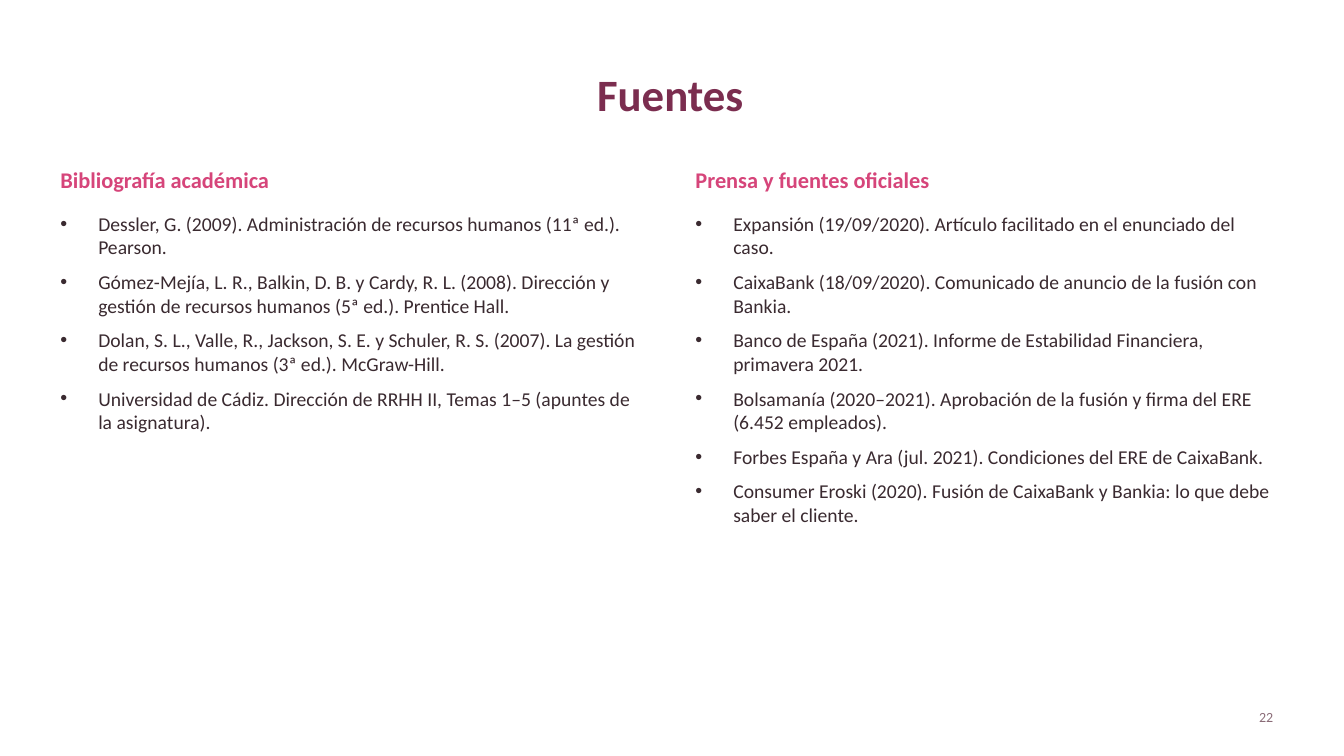
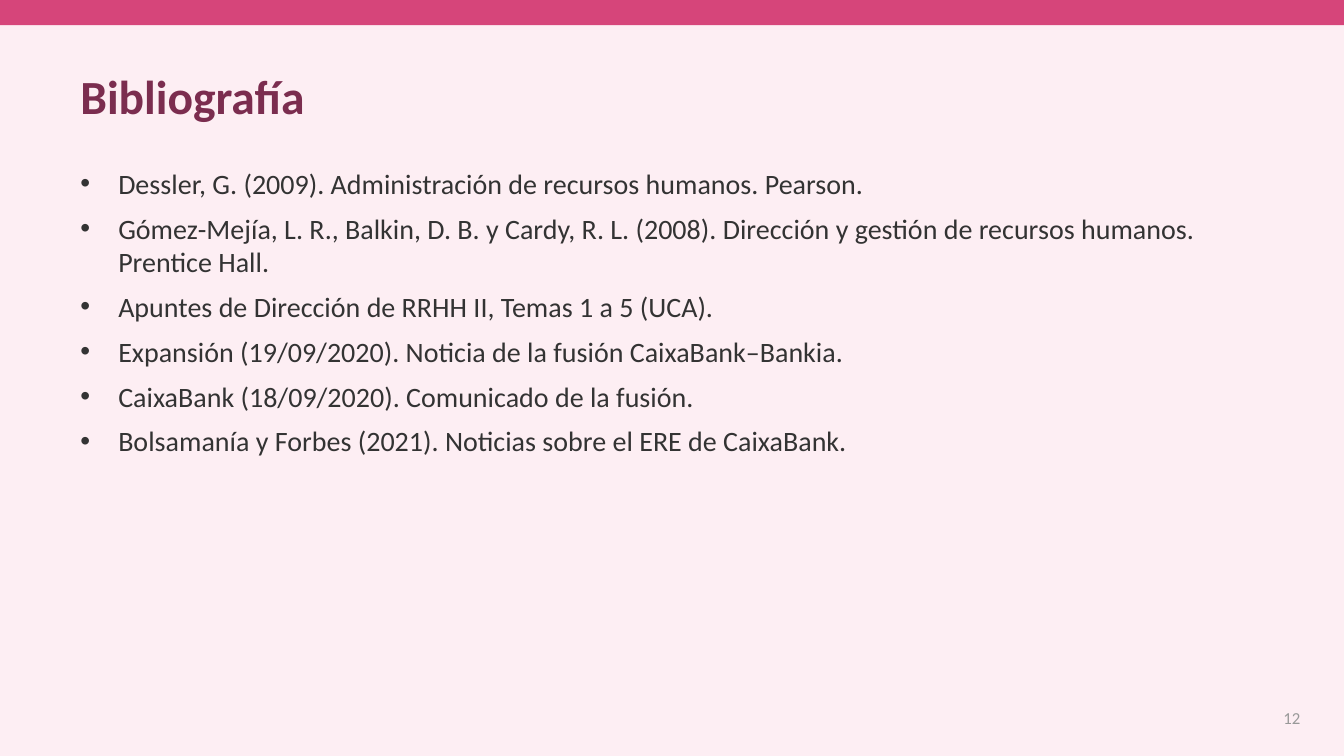
Before and after one commit to germancoortes/Ascensor, a slide deck: slide 12 of caso_caixabank_bankia/Presentacion_Fusion_CaixaBank_Bankia.pptx (slide 22 before the commit). Drawn at 1344x756 pixels with LibreOffice and Linux fonts; fonts in the diff are those of the drawing. Boxes give left, top, right and bottom in pixels: in the first picture for what was removed or moved away, otherwise in the second. Text is boxed around its words. In the diff, an @@ line names an element or a change of style, - is before the commit and + after.

```diff
--- a/caso_caixabank_bankia/Presentacion_Fusion_CaixaBank_Bankia.pptx
+++ b/caso_caixabank_bankia/Presentacion_Fusion_CaixaBank_Bankia.pptx
@@ background #FFFFFF to #FDEEF3 @@
@@ rectangle added at (x1=0, y1=0, x2=1344, y2=25), fill #D6457A @@
@@ text at (x1=80, y1=80, x2=304, y2=122): text changed; size 32 to 34 pt @@
-Fuentes
+Bibliografía
@@ text removed at (x1=60, y1=172, x2=269, y2=192) @@
-Bibliografía académica
@@ text at (x1=118, y1=173, x2=1194, y2=456): text changed; size 14 to 20 pt; text colour #3A2A30 to #333333 @@
-• Dessler, G. (2009). Administración de recursos humanos (11ª ed.). Pearson.
-• Gómez-Mejía, L. R., Balkin, D. B. y Cardy, R. L. (2008). Dirección y gestión de recursos humanos (5ª ed.). Prentice Hall.
-• Dolan, S. L., Valle, R., Jackson, S. E. y Schuler, R. S. (2007). La gestión de recursos humanos (3ª ed.). McGraw-Hill.
-• Universidad de Cádiz. Dirección de RRHH II, Temas 1–5 (apuntes de la asignatura).
+• Dessler, G. (2009). Administración de recursos humanos. Pearson.
+• Gómez-Mejía, L. R., Balkin, D. B. y Cardy, R. L. (2008). Dirección y gestión de recursos humanos. Prentice Hall.
+• Apuntes de Dirección de RRHH II, Temas 1 a 5 (UCA).
+• Expansión (19/09/2020). Noticia de la fusión CaixaBank–Bankia.
+• CaixaBank (18/09/2020). Comunicado de la fusión.
+• Bolsamanía y Forbes (2021). Noticias sobre el ERE de CaixaBank.
@@ text removed at (x1=695, y1=172, x2=930, y2=192) @@
-Prensa y fuentes oficiales
@@ text removed at (x1=733, y1=217, x2=1269, y2=522) @@
-• Expansión (19/09/2020). Artículo facilitado en el enunciado del caso.
-• CaixaBank (18/09/2020). Comunicado de anuncio de la fusión con Bankia.
-• Banco de España (2021). Informe de Estabilidad Financiera, primavera 2021.
-• Bolsamanía (2020–2021). Aprobación de la fusión y firma del ERE (6.452 empleados).
-• Forbes España y Ara (jul. 2021). Condiciones del ERE de CaixaBank.
-• Consumer Eroski (2020). Fusión de CaixaBank y Bankia: lo que debe saber el cliente.
@@ page number removed at (x1=1259, y1=713, x2=1273, y2=722) @@
-22
@@ text added at (x1=1283, y1=713, x2=1300, y2=724), 12 pt, text #999999 @@
+12
```
Also in this commit, not shown: 2 other slides changed, 9 slides added, 19 slides removed, 6 other files.
